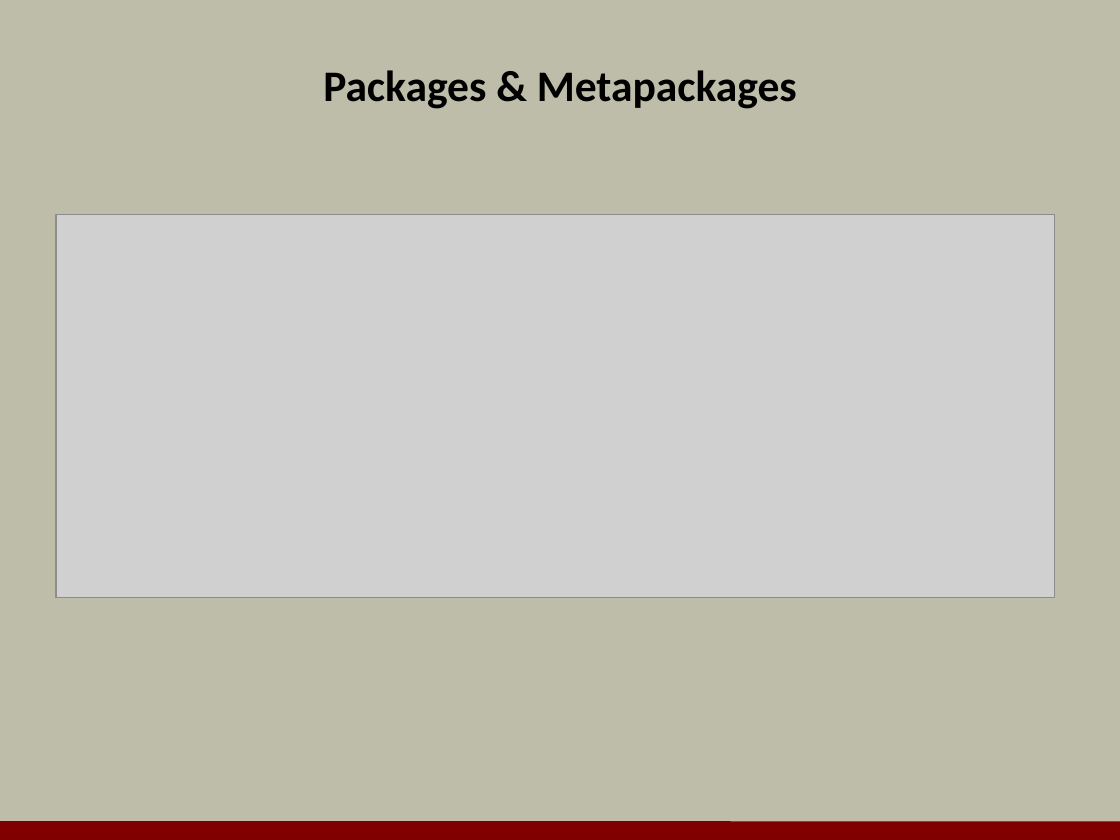
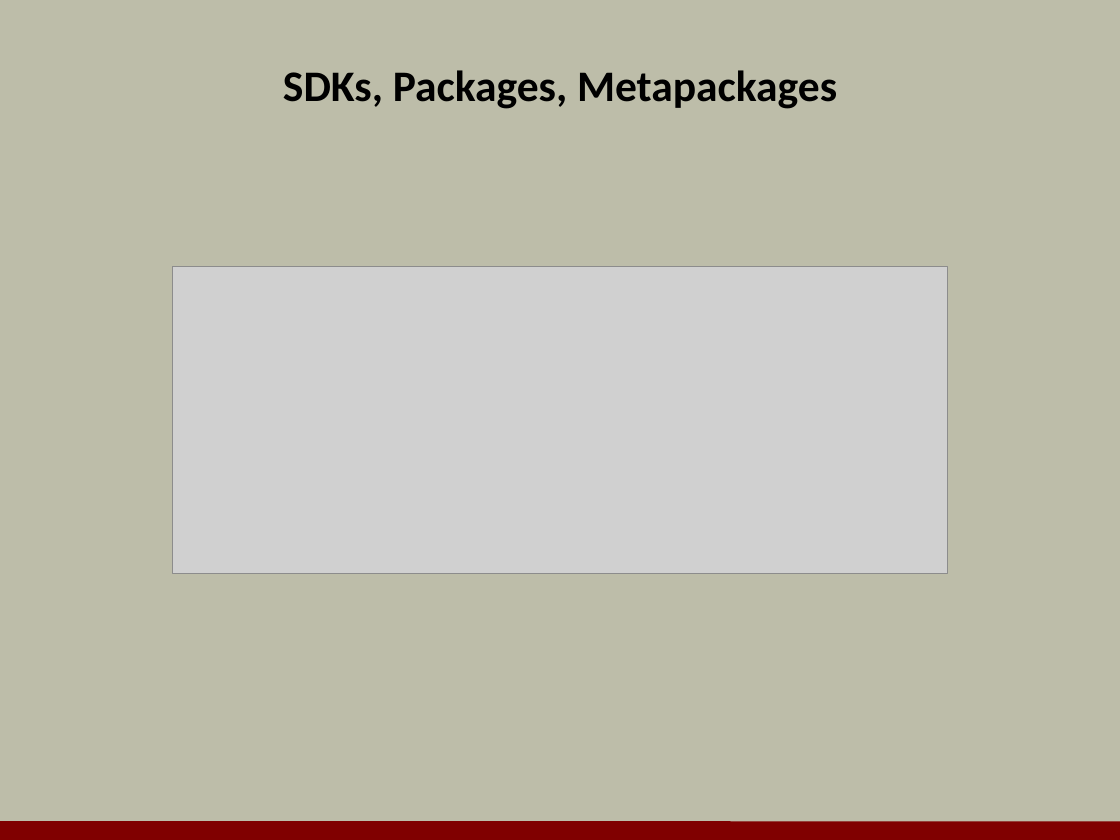
Before and after one commit to OdeToCode/classes, a slide deck: slide 12 of aspnetcore/slides/01_dotnetcore.pptx. Drawn at 1120x840 pixels with LibreOffice and Linux fonts; fonts in the diff are those of the drawing; grey boxes stand for pictures; background and template pictures are left out. Boxes give left, top, right and bottom in pixels: in the first picture for what was removed or moved away, otherwise in the second. Text is boxed around its words. In the diff, an @@ line names an element or a change of style, - is before the commit and + after.

```diff
--- a/aspnetcore/slides/01_dotnetcore.pptx
+++ b/aspnetcore/slides/01_dotnetcore.pptx
@@ title at (283, 70, 837, 109): text changed @@
-Packages & Metapackages
+SDKs, Packages, Metapackages
@@ picture: place and size @@
-picture at (56, 215, 1054, 598)
+picture at (172, 267, 948, 573)
```
Also in this commit, not shown: 1 other slide changed, 4 other files.
